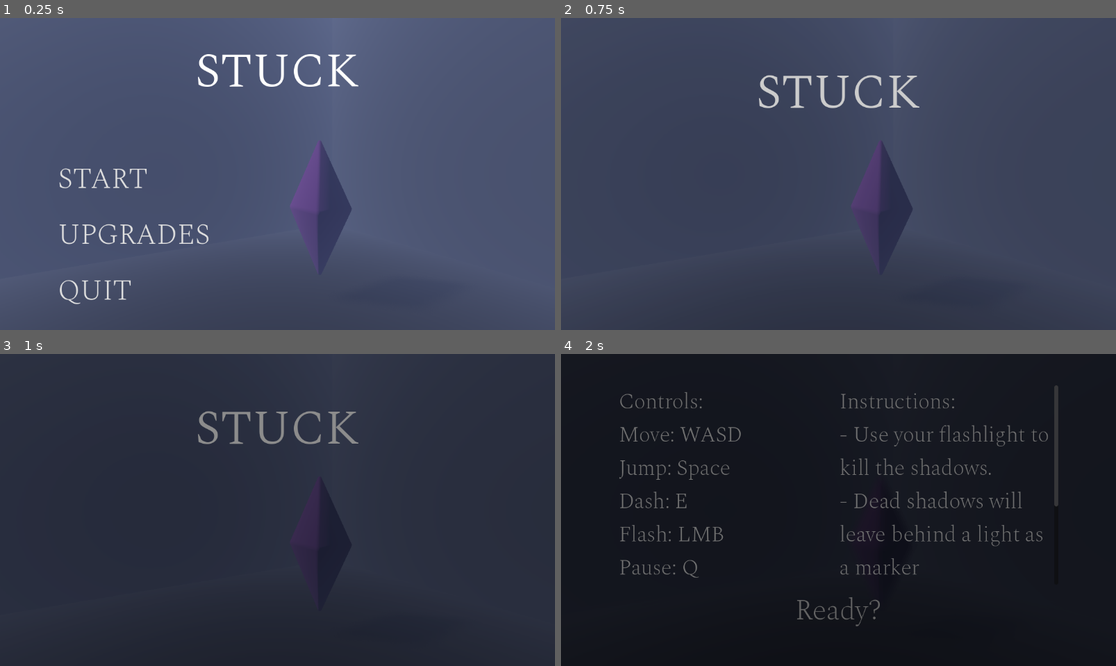
Above: before the commit, frames 1-4 (two rows, left to right).
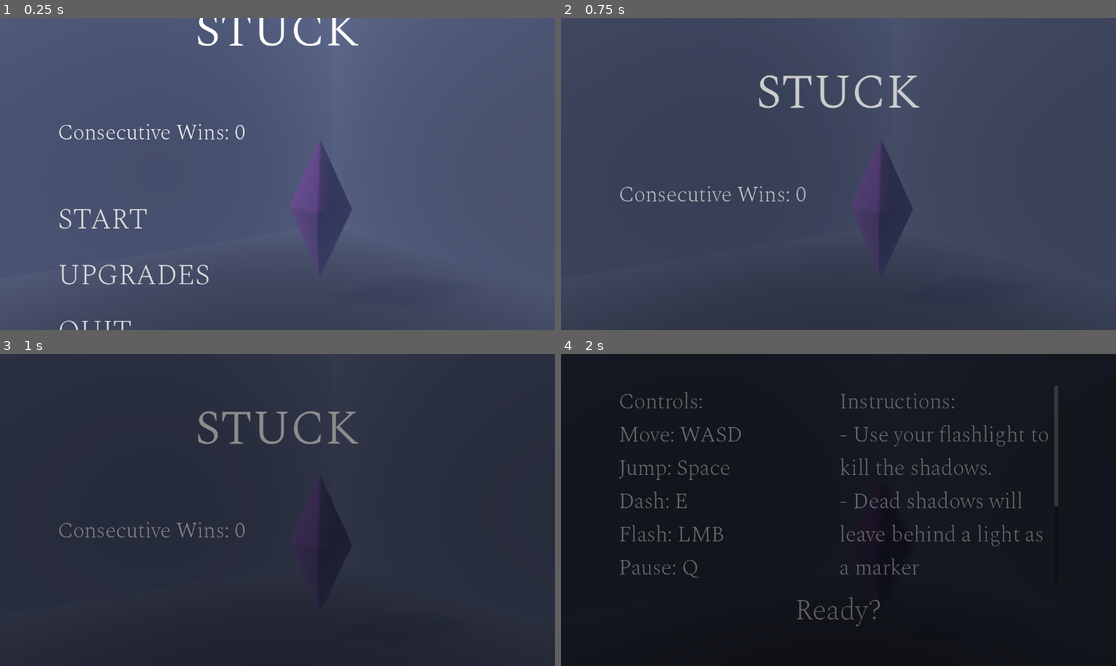
Above: after the commit, the same moments.

Repository: OmarCompiled/Stuck_NULL_BYTES
Game: Godot game, scene res://scenes/menu/main_menu.tscn
The game is run twice, just before and just after one commit, with the same random seed, the same clock (stepped at 60 frames per second) and the same inputs.
Inputs (mouse positions are in pixels of both pictures, inside the frame that each line leads up to):
- Up to frame 1 (0.25 s): no input
- Up to frame 2 (0.75 s): click "START" at 0.5 s
- Up to frame 3 (1 s): no input
- Up to frame 4 (2 s): tap Enter at 1.25 s; move the mouse to (960, 494) at 1.27 s; hold D (MoveRight) from 1.28 s (still down); hold E (Dash) from 1.28 s (still down); tap Space (Jump) at 1.52 s

The runs differ from the first frame. In frame 1, 3.5% of the frame differs, in the area x 10-65%, y 0-100%; in frame 2, 0.4%; in frame 3, 0.3%; in frame 4, nothing differs.

Commit message:
Minor Fixes, Add Consequtive Wins counter to main menu

Diff:
--- a/godot/scenes/menu/instructions_menu.tscn
+++ b/godot/scenes/menu/instructions_menu.tscn
@@ -82,6 +82,7 @@
 text = "Ready?"
 
 [node name="FadeTransition" parent="." instance=ExtResource("5_2ficn")]
+visible = false
 layout_mode = 1
 
 [node name="fade_timer" type="Timer" parent="FadeTransition"]
--- a/godot/scenes/menu/main_menu.tscn
+++ b/godot/scenes/menu/main_menu.tscn
@@ -43,13 +43,21 @@
 layout_mode = 2
 theme_override_constants/separation = 100
 
-[node name="RichTextLabel" type="RichTextLabel" parent="MarginContainer/VBoxContainer"]
+[node name="TitleLabel" type="RichTextLabel" parent="MarginContainer/VBoxContainer"]
 layout_mode = 2
 theme_override_fonts/normal_font = ExtResource("3_xn6kt")
 theme_override_font_sizes/normal_font_size = 100
 text = "STUCK"
 fit_content = true
 horizontal_alignment = 1
+
+[node name="WinsCounter" type="RichTextLabel" parent="MarginContainer/VBoxContainer"]
+layout_mode = 2
+size_flags_vertical = 4
+theme_override_fonts/normal_font = ExtResource("4_isoef")
+theme_override_font_sizes/normal_font_size = 45
+text = "Consecutive Wins:"
+fit_content = true
 
 [node name="ButtonContainer" type="VBoxContainer" parent="MarginContainer/VBoxContainer"]
 layout_mode = 2
--- a/godot/scenes/menu/win_screen.gd
+++ b/godot/scenes/menu/win_screen.gd
@@ -15,6 +15,7 @@
 
 func _on_continue_button_pressed() -> void:
 	GameManager.consecutive_wins += 1
+	GameManager.reset()
 	$FadeTransition.show()
 	$FadeTransition/AnimationPlayer.play("fade_in")
 	$FadeTransition/fade_timer.start()
--- a/godot/scenes/menu/win_screen.tscn
+++ b/godot/scenes/menu/win_screen.tscn
@@ -89,6 +89,10 @@
 visible = false
 layout_mode = 0
 anchors_preset = 0
+anchor_right = 0.0
+anchor_bottom = 0.0
+grow_horizontal = 1
+grow_vertical = 1
 
 [node name="fade_timer" type="Timer" parent="FadeTransition"]
 
--- a/godot/scripts/main_menu.gd
+++ b/godot/scripts/main_menu.gd
@@ -6,7 +6,7 @@
 # Template functions; leave as is; might need them later
 # Called when the node enters the scene tree for the first time.
 func _ready() -> void:
-	pass
+	$MarginContainer/VBoxContainer/WinsCounter.text = "Consecutive Wins: " + str(GameManager.consecutive_wins)
 
 # Called every frame. 'delta' is the elapsed time since the previous frame.
 func _process(_delta: float) -> void:
Not shown, changed: godot/export_presets.cfg
